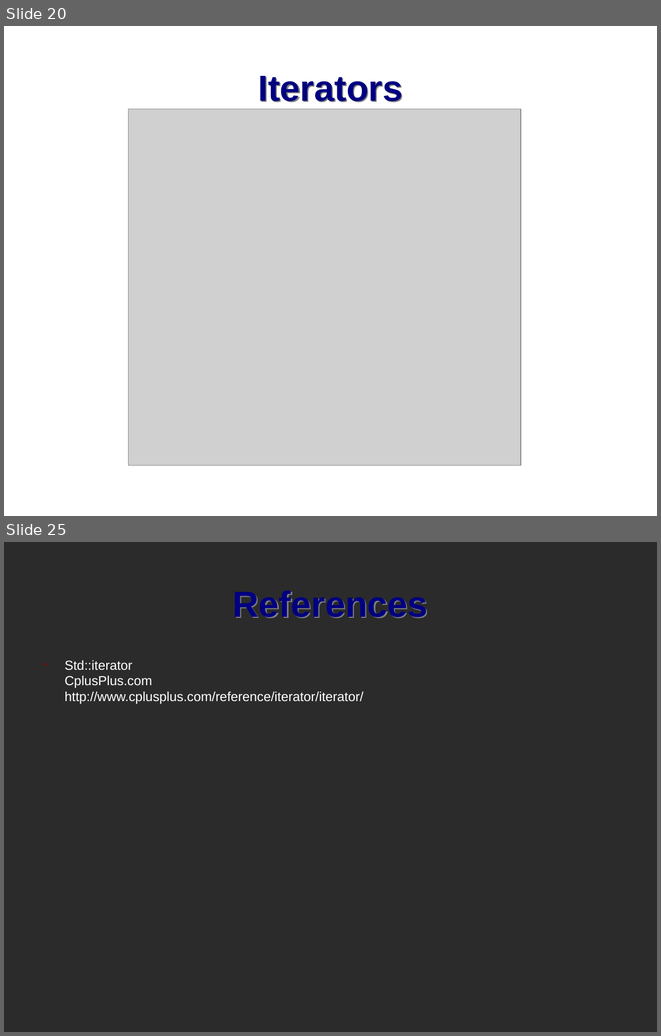
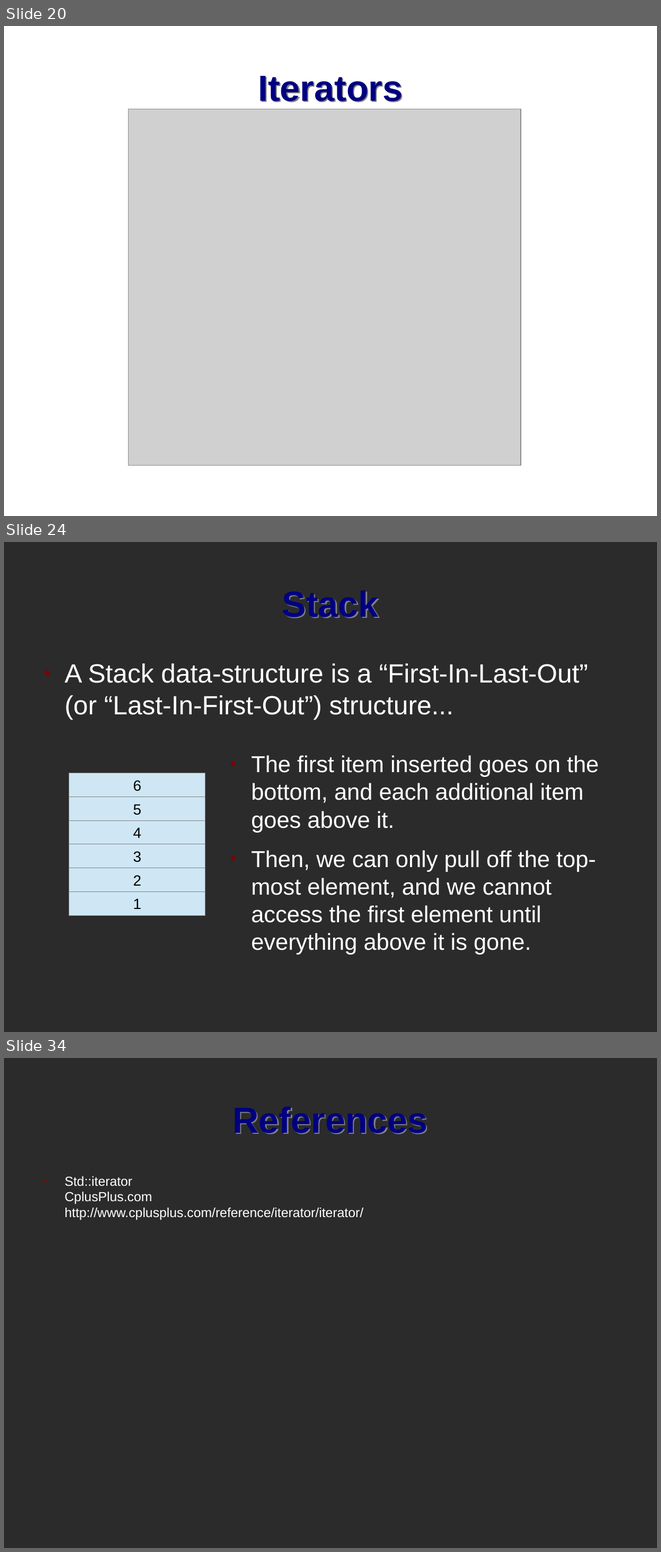
Before and after one commit to mactwist555/CPP-Course, a slide deck: Lecture/12 STL Data Structures and Iterators/1 STL Data Structures.odp. Shown one above the other, each under a label of ours: slides 20 and 25 before the commit, slides 20, 24 and 34 after it; the slides between them are not shown. The pictures are 661x1036 and 661x1552 pixels, drawn with LibreOffice and Linux fonts; fonts in the diff are those of the drawing; grey boxes stand for pictures; background and template pictures are left out; a plain dark background stands for a picture behind light text. Boxes give left, top, right and bottom in pixels: in the first picture for what was removed or moved away, otherwise in the second. Text is boxed around its words. In the diff, an @@ line names an element or a change of style, - is before the commit and + after.

```diff
--- a/Lecture/12 STL Data Structures and Iterators/1 STL Data Structures.odp
+++ b/Lecture/12 STL Data Structures and Iterators/1 STL Data Structures.odp
@@ slide 24 added at bbox=[4, 542, 657, 1032], background picture (left out) @@
@@ title added at bbox=[282, 590, 379, 618], 44 pt, text #000080, bold @@
+Stack
@@ text added at bbox=[64, 663, 588, 720], 32 pt, text #FFFFFF @@
+● A Stack data-structure is a “First-In-Last-Out” (or “Last-In-First-Out”) structure...
@@ text added at bbox=[251, 755, 599, 954], 28 pt, text #FFFFFF @@
+● The first item inserted goes on the bottom, and each additional item goes above it.
+● Then, we can only pull off the top-most element, and we cannot access the first element until everything above it is gone.
@@ rectangle added at bbox=[69, 773, 205, 797], fill #CFE7F5, outline #808080 0 pt, 18 pt, text #000000 @@
+6
@@ rectangle added at bbox=[69, 797, 205, 820], fill #CFE7F5, outline #808080 0 pt, 18 pt, text #000000 @@
+5
@@ rectangle added at bbox=[69, 820, 205, 844], fill #CFE7F5, outline #808080 0 pt, 18 pt, text #000000 @@
+4
@@ rectangle added at bbox=[69, 844, 205, 868], fill #CFE7F5, outline #808080 0 pt, 18 pt, text #000000 @@
+3
@@ rectangle added at bbox=[69, 868, 205, 892], fill #CFE7F5, outline #808080 0 pt, 18 pt, text #000000 @@
+2
@@ rectangle added at bbox=[69, 892, 205, 915], fill #CFE7F5, outline #808080 0 pt, 18 pt, text #000000 @@
+1
@@ what was slide 25 is now slide 34 @@
```
Also in this commit, not shown: 12 other slides added, 4 slides removed.
